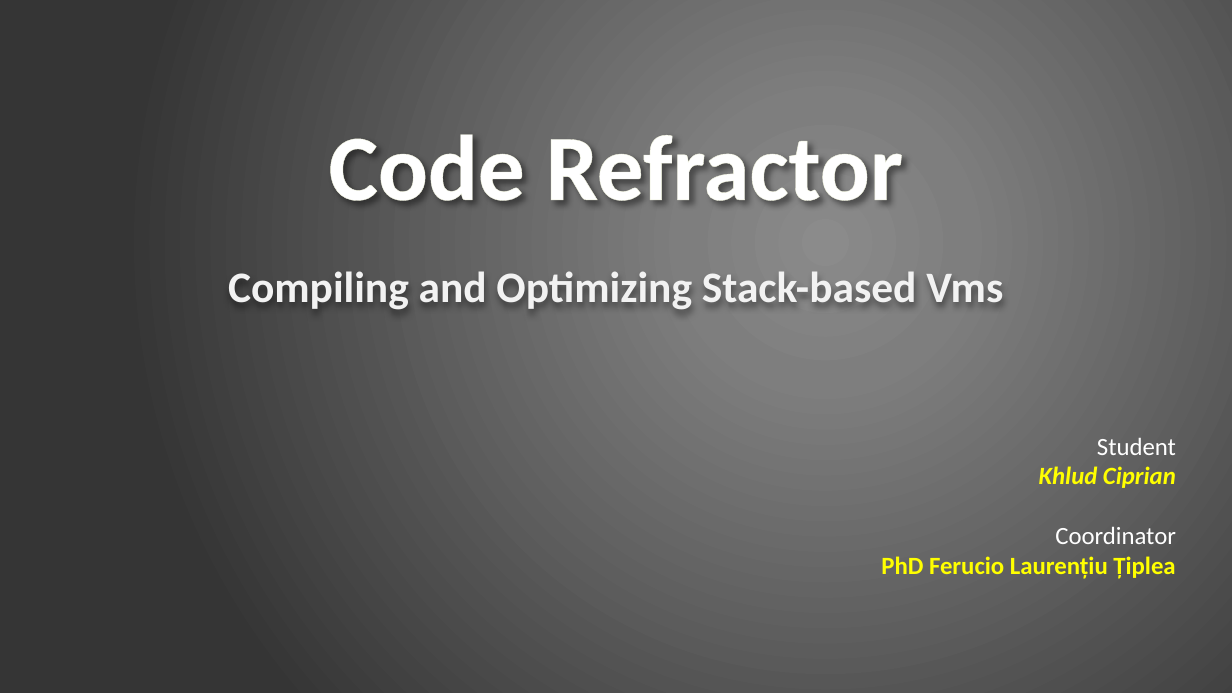
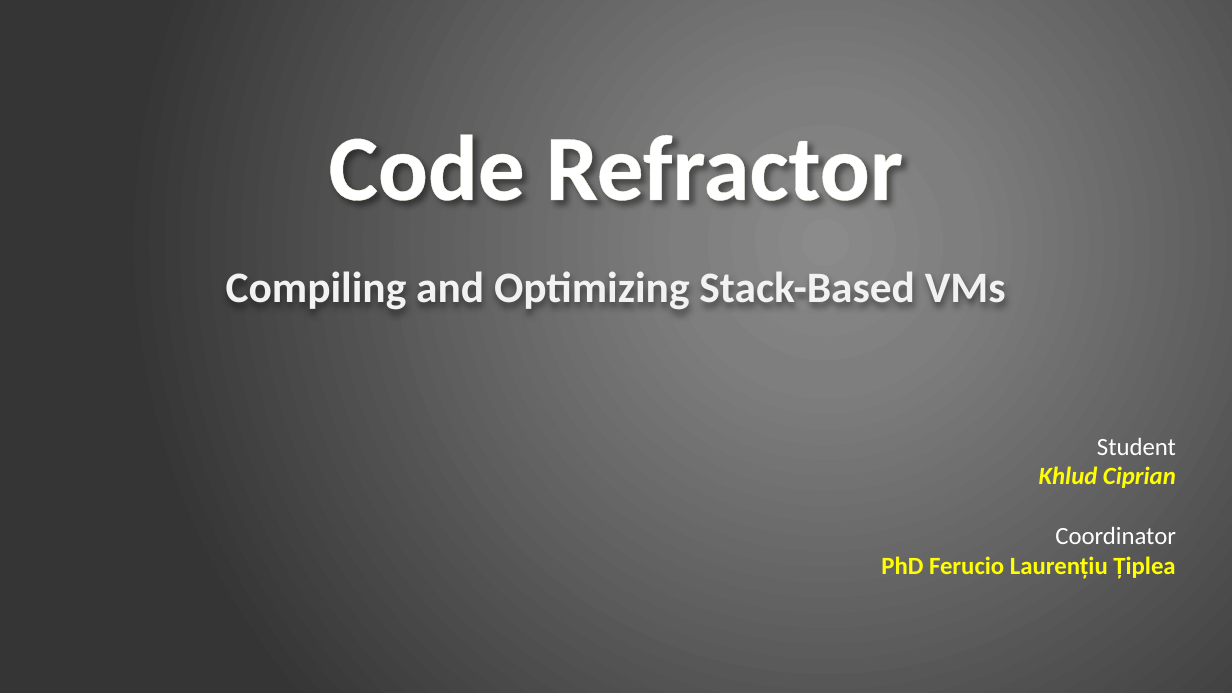
Before and after one commit to ciplogic/CodeRefractor, a slide deck: slide 1 of Documentation/Slides_final.pptx. Drawn at 1232x693 pixels with LibreOffice and Linux fonts; fonts in the diff are those of the drawing. Boxes give left, top, right and bottom in pixels: in the first picture for what was removed or moved away, otherwise in the second. Text is boxed around its words. In the diff, an @@ line names an element or a change of style, - is before the commit and + after.

```diff
--- a/Documentation/Slides_final.pptx
+++ b/Documentation/Slides_final.pptx
@@ text at (226,271,1006,310): text changed @@
-Compiling and Optimizing Stack-based Vms
+Compiling and Optimizing Stack-Based VMs
```
Also in this commit, not shown: 1 other slide changed, 7 other files.
